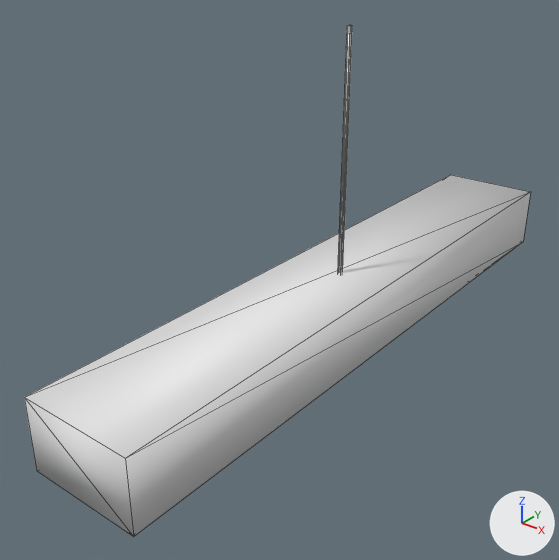
An edit to the glTF model Assets/Models/Props/Lights/Light.glb, drawn before and after from the same camera.
Before and after are seen from a 50 mm camera at (1.26, -1.91, 1.17) aimed at (-0.09, -0.23, 0.13). Lighting does not change. The marker at lower right points along +X, +Y and +Z. The first picture is the older version. Mesh edges are drawn as thin lines. Vertices at exactly the same position are counted once.

The scene before the commit, as lines of its bpy script (objects in view):
```python
me_cube_030 = bpy.data.meshes.new('Cube.030')
me_cube_030.from_pydata(...)  # 32 vertices, 56 faces; spans x -0.18..0.18, y -1.08..1.08, z -0.11..0.87
# faces by material slot: [54, 2]
me_cube_030.materials.append(mat_prop)  # white #e7e7e7
me_cube_030.materials.append(mat_prop_2)  # white #e7e7e7
# before: 0 (-0.14, -1.03, -0.11), 2 (-0.14, 1.03, -0.11), 4 (0.14, -1.03, -0.11), 6 (0.14, 1.03, -0.11), 8 (-0.18, 1.08, -0.11)
# before: 9 (-0.18, -1.08, -0.11) at pixel (36, 470), 10 (0.18, 1.08, -0.11) at pixel (523, 241), 11 (0.18, -1.08, -0.11) at pixel (133, 536), 12 (-0.14, 1.03, -0.04), 13 (-0.14, -1.03, -0.04)
# before: 14 (0.14, 1.03, -0.04), 15 (0.14, -1.03, -0.04)
ob_light = bpy.data.objects.new('Light', me_cube_030)
ob_light.location = (0.0, 0.0, 0.0)
```
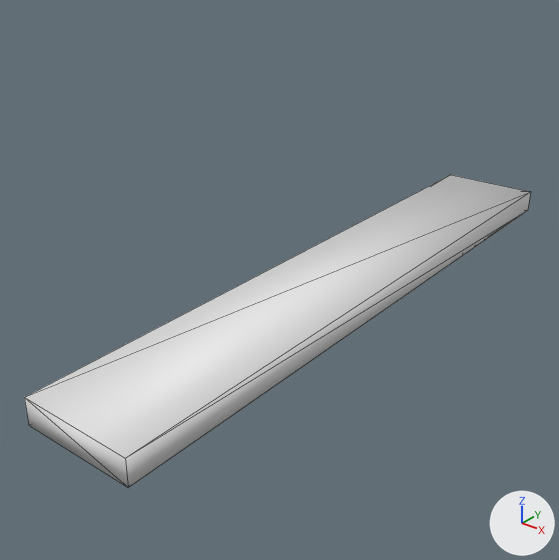
Edits to the bpy script that builds the scene:
```text
Change me_cube_030:
    used by ob_light; location = (0.0, 0.0, 0.0)
    verts and faces of me_cube_030; kept vertices keep their numbers, new ones are numbered from 32
    remove me_cube_030.from_pydata(...)  # 32 vertices, 56 faces; spans x -0.18..0.18, y -1.08..1.08, z -0.11..0.87
    add me_cube_030.from_pydata(...)  # 16 vertices, 28 faces; spans x -0.18..0.18, y -1.08..1.08, z 0.03..0.11
    me_cube_030 part 1: the loose piece of 16 vertices spanning x 0.0..0.02, y -0.04..-0.03, z 0.1..0.87 is deleted
    me_cube_030 part 2
    add for i in [0, 2, 4, 6, *range(8, 16)]: verts[i] += (0.0, 0.0, 0.14)
```

Where the change shows, as pixel boxes [x1, y1, x2, y2] in the pictures (559 x 560 px; the box of a moved part takes in the faces that stretch with it):
'Light', reshaped (39% shorter)
    before: [24, 26, 531, 536]
    after: [24, 175, 531, 488]
part 1 of me_cube_030, deleted
    before: [338, 26, 352, 273]
part 2 of me_cube_030, moved or reshaped
    before: [24, 192, 531, 536]
    after: [24, 192, 531, 488]
